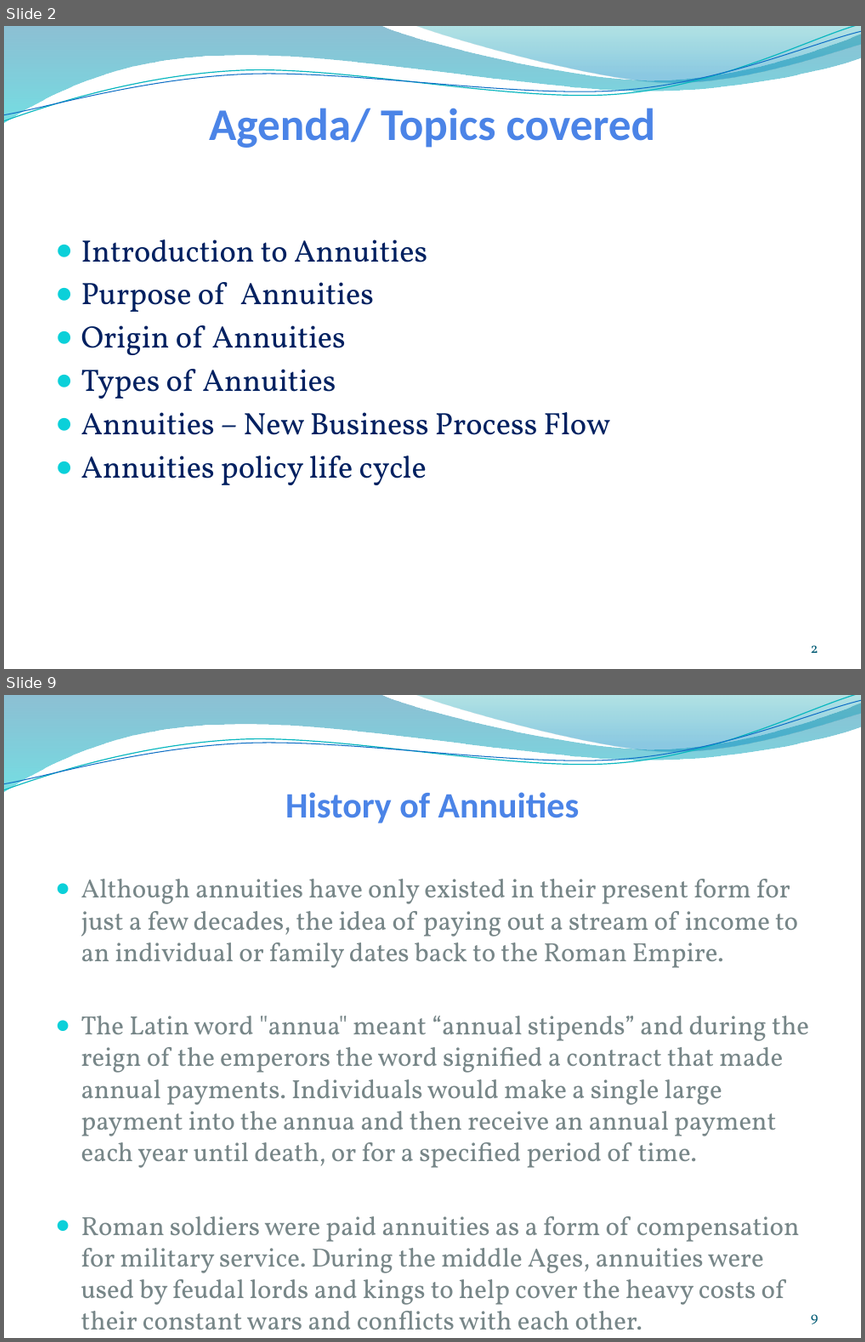
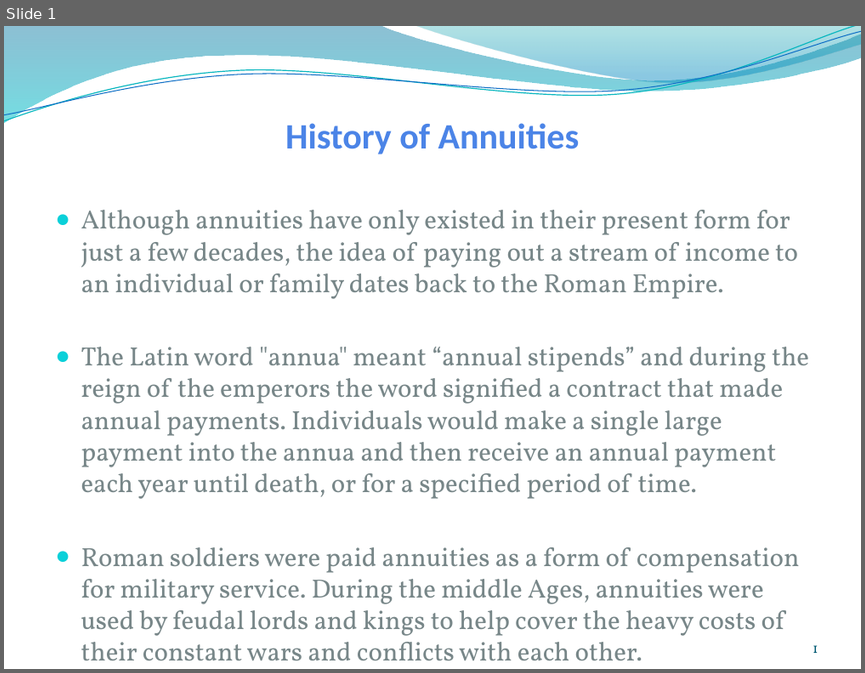
Before and after one commit to chandankrprasad/test, a slide deck: Annuities Sessions/Annuities - Session I.pptx. Shown one above the other, each under a label of ours: slides 2 and 9 before the commit, slide 1 after it; the slides between them are not shown. The pictures are 865x1342 and 865x673 pixels, drawn with LibreOffice and Linux fonts; fonts in the diff are those of the drawing; background and template pictures are left out. Boxes give left, top, right and bottom in pixels: in the first picture for what was removed or moved away, otherwise in the second. Text is boxed around its words. In the diff, an @@ line names an element or a change of style, - is before the commit and + after.

```diff
--- a/Annuities Sessions/Annuities - Session I.pptx
+++ b/Annuities Sessions/Annuities - Session I.pptx
@@ slide 2 removed at bbox=[4, 26, 861, 669], background picture (left out); not listed: 4 template elements that a slide beside it also shows @@
@@ title removed at bbox=[209, 108, 656, 148] @@
-Agenda/ Topics covered
@@ text removed at bbox=[81, 239, 611, 485] @@
-● Introduction to Annuities
-● Purpose of Annuities
-● Origin of Annuities
-● Types of Annuities
-● Annuities – New Business Process Flow
-● Annuities policy life cycle
@@ page number removed at bbox=[811, 645, 818, 652] @@
-2
@@ what was slide 9 is now slide 1 @@
@@ page number at bbox=[812, 645, 818, 652]: text changed @@
-9
+1
```
Also in this commit, not shown: 7 other slides removed.
